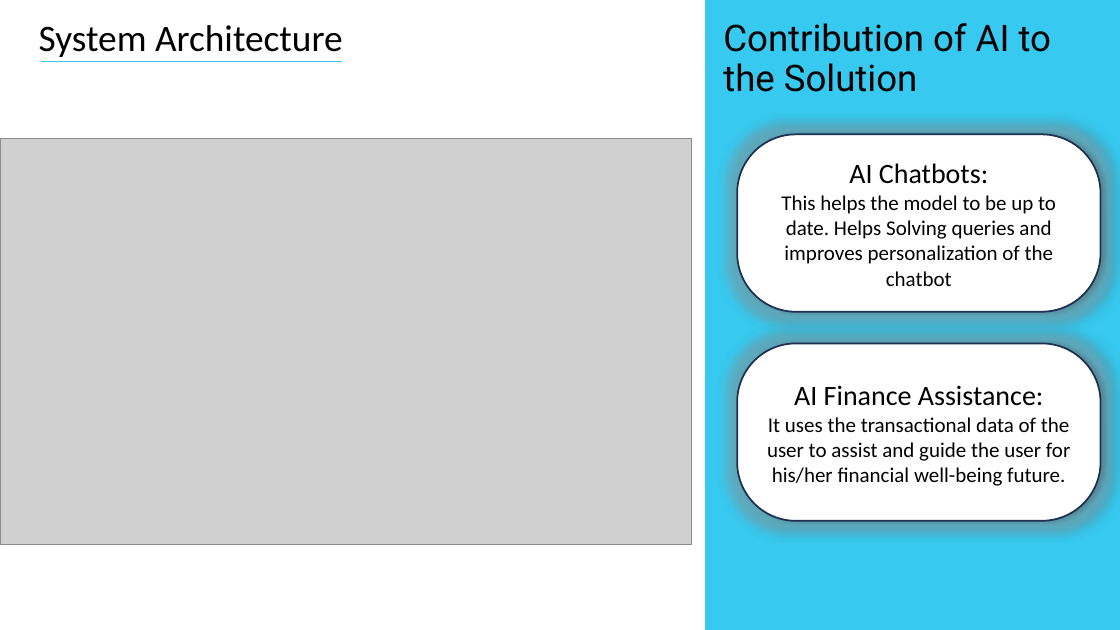
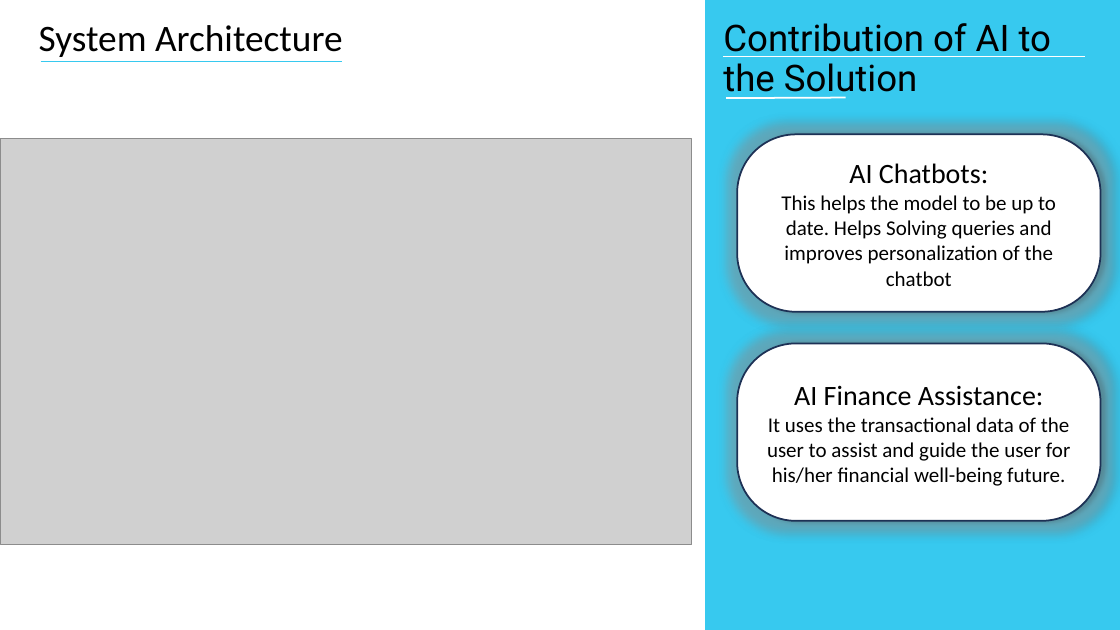
Before and after one commit to satyacodermk/T3_AI_Hackathon_Team_HackingParadox, a slide deck: slide 3 of Prototype.pptx. Drawn at 1120x630 pixels with LibreOffice and Linux fonts; fonts in the diff are those of the drawing; grey boxes stand for pictures. Boxes give left, top, right and bottom in pixels: in the first picture for what was removed or moved away, otherwise in the second. Text is boxed around its words. In the diff, an @@ line names an element or a change of style, - is before the commit and + after.

```diff
--- a/Prototype.pptx
+++ b/Prototype.pptx
@@ line added from (723, 56) to (1086, 56), #FFFFFF 1.5 pt @@
@@ line added from (727, 98) to (846, 97), #FFFFFF 1.5 pt @@
```
Also in this commit, not shown: 1 other slide changed.
